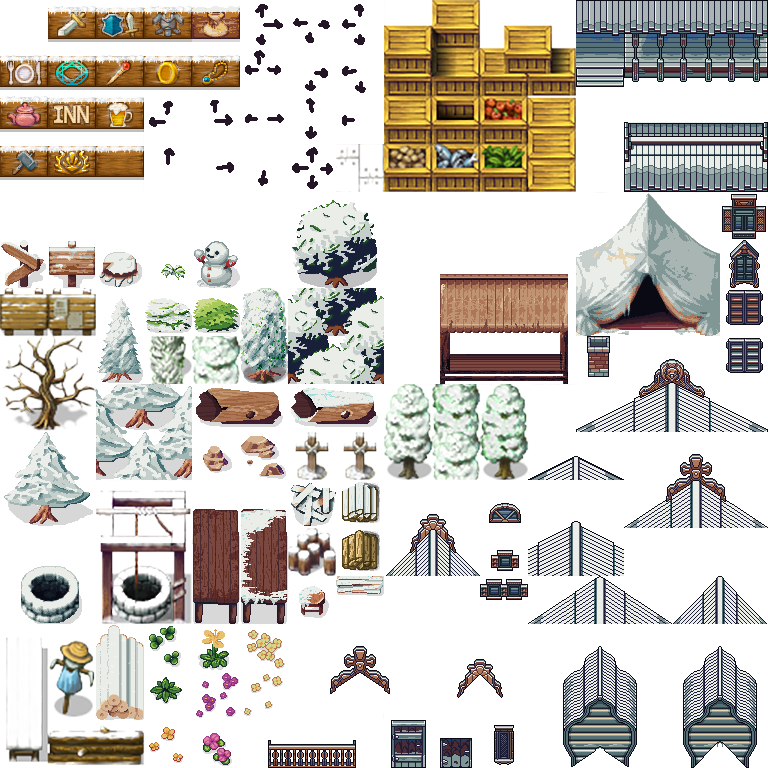
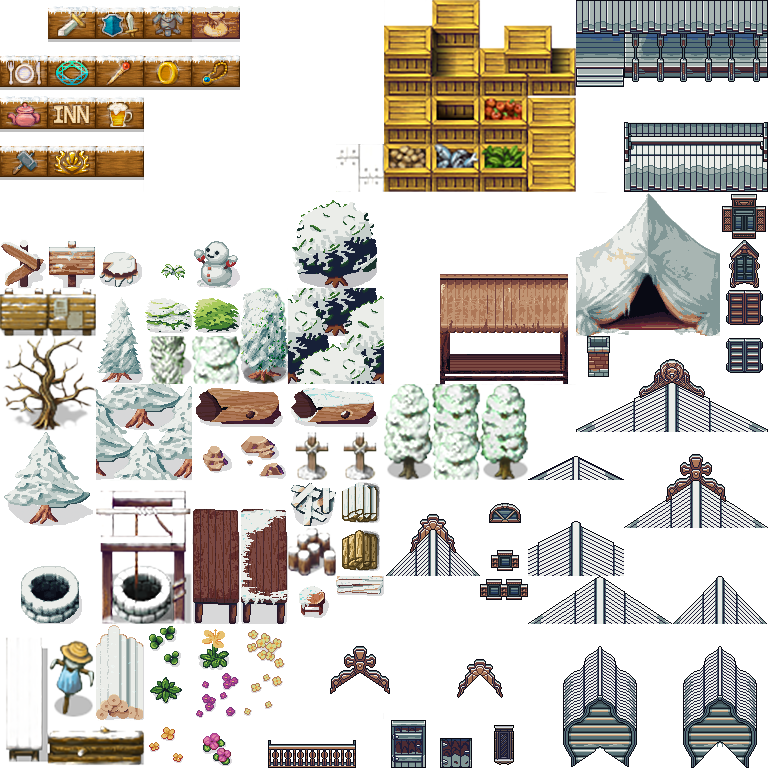
The second 768×768 image is a revision of the first. Changes to its layers:
hid "Temp Arrows" over 149, 4, 366, 189